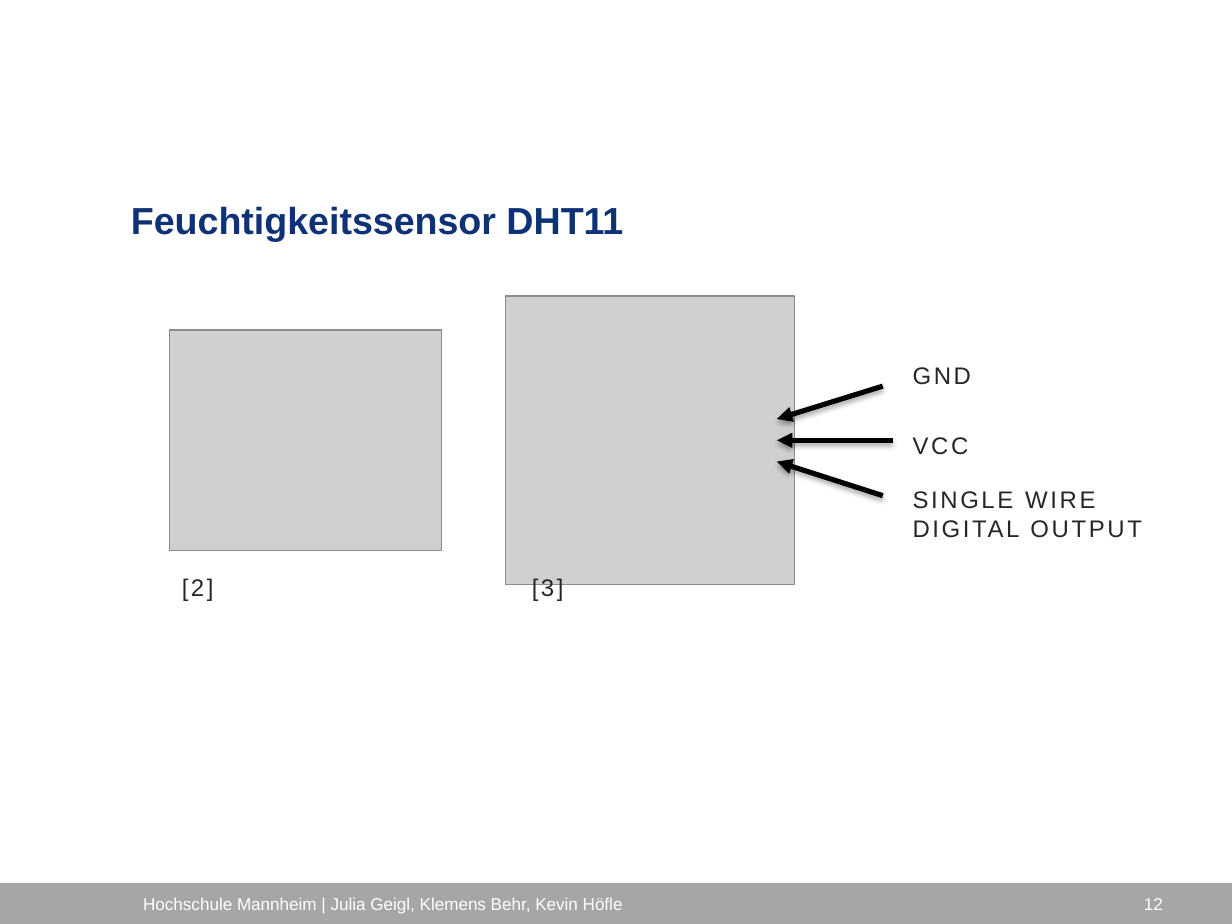
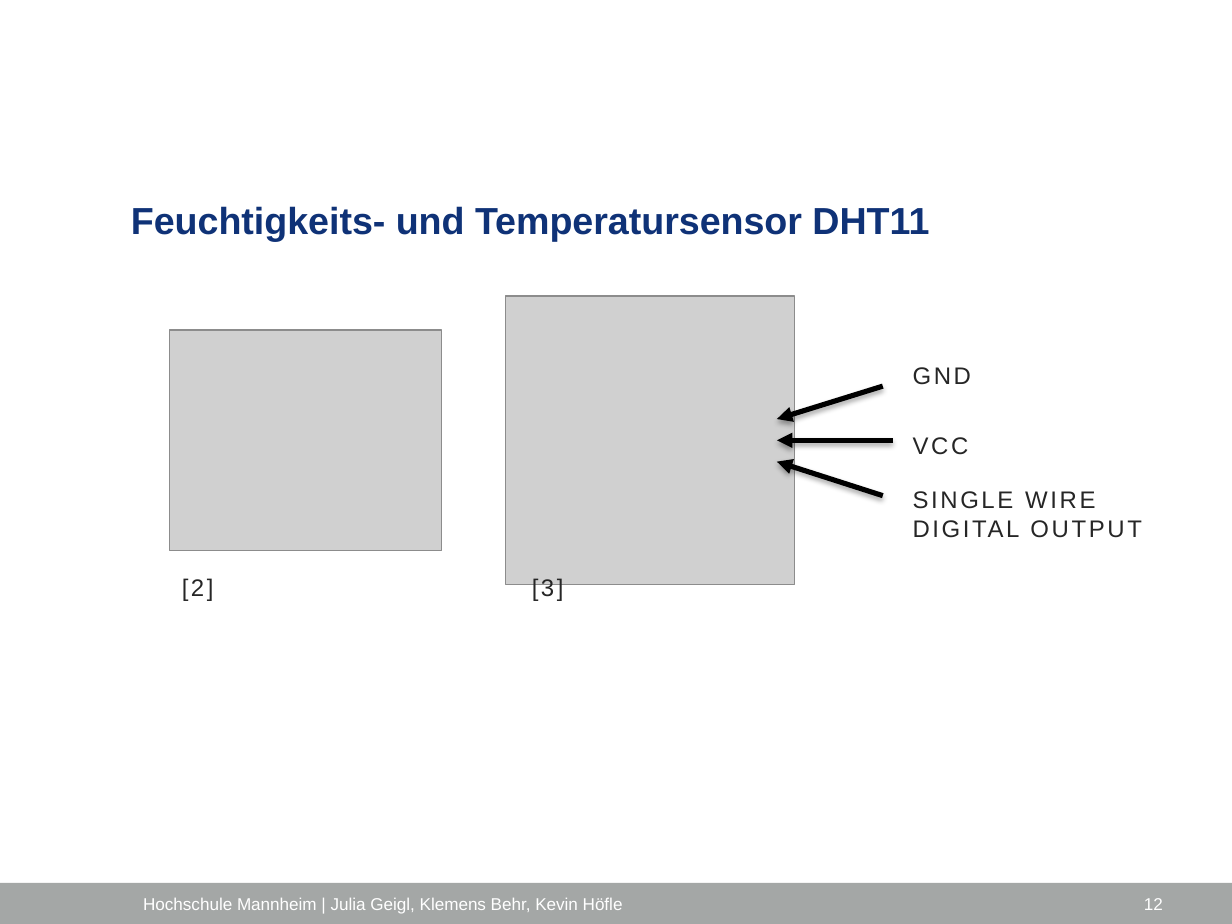
Before and after one commit to ProjektlaborEmbeddedSecurity/Presentation, a slide deck: slide 12 of PES_FH_VERS.pptx. Drawn at 1232x924 pixels with LibreOffice and Linux fonts; fonts in the diff are those of the drawing; grey boxes stand for pictures; background and template pictures are left out. Boxes give left, top, right and bottom in pixels: in the first picture for what was removed or moved away, otherwise in the second. Text is boxed around its words. In the diff, an @@ line names an element or a change of style, - is before the commit and + after.

```diff
--- a/PES_FH_VERS.pptx
+++ b/PES_FH_VERS.pptx
@@ title at (x1=131, y1=206, x2=929, y2=241): text changed @@
-Feuchtigkeitssensor DHT11
+Feuchtigkeits- und Temperatursensor DHT11
```
Also in this commit, not shown: 1 other slide changed.
